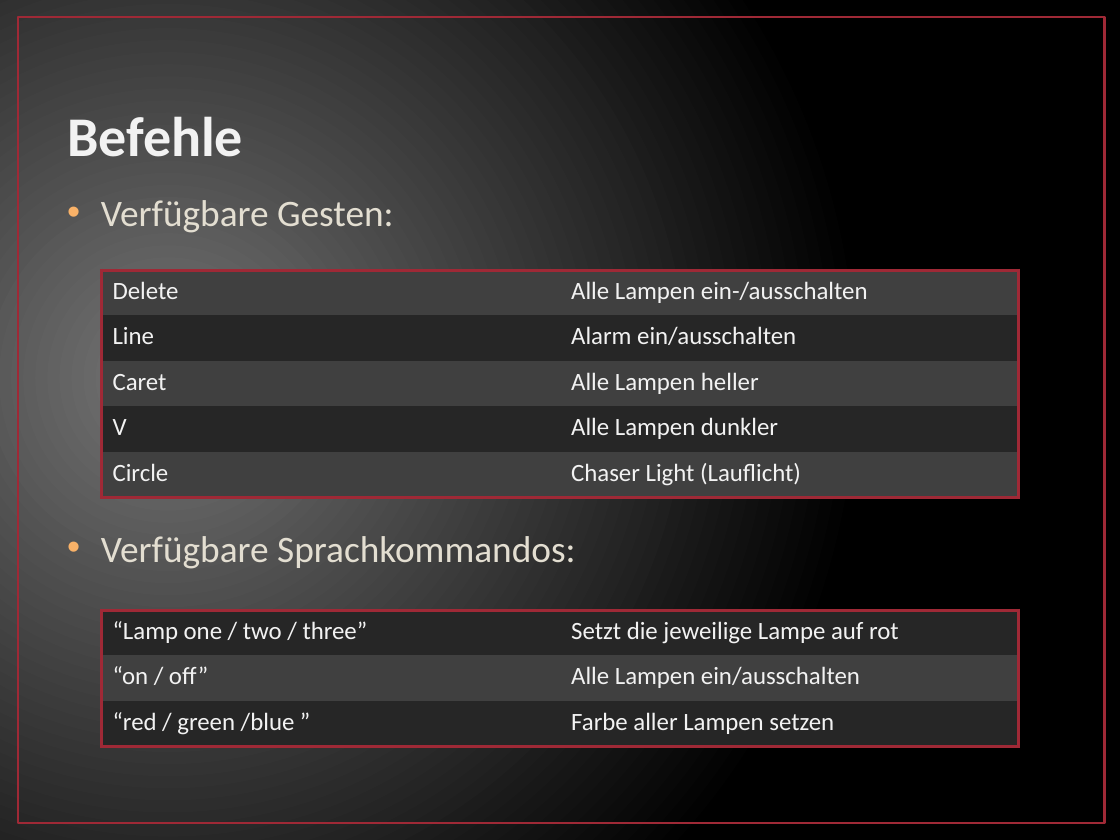
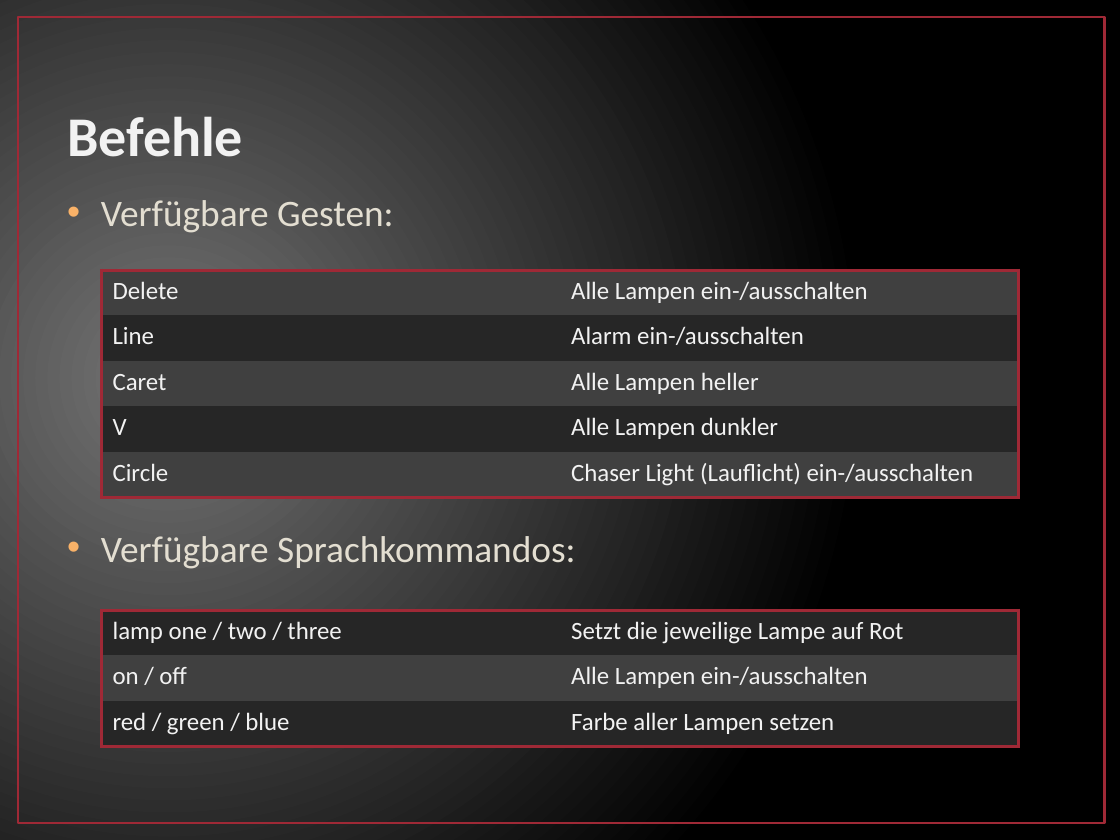
Before and after one commit to fgrebe/GestureContolForHue, a slide deck: slide 4 of doc/MUS2_GestureSpeechHue_Grebe_Winkler.pptx. Drawn at 1120x840 pixels with LibreOffice and Linux fonts; fonts in the diff are those of the drawing. Boxes give left, top, right and bottom in pixels: in the first picture for what was removed or moved away, otherwise in the second. Text is boxed around its words. In the diff, an @@ line names an element or a change of style, - is before the commit and + after.

```diff
--- a/doc/MUS2_GestureSpeechHue_Grebe_Winkler.pptx
+++ b/doc/MUS2_GestureSpeechHue_Grebe_Winkler.pptx
@@ table at bbox=[102, 270, 1018, 497] @@
-row 2, column 2: Alarm ein/ausschalten
+row 2, column 2: Alarm ein-/ausschalten
-row 5, column 2: Chaser Light (Lauflicht)
+row 5, column 2: Chaser Light (Lauflicht) ein-/ausschalten
@@ table at bbox=[102, 610, 1018, 747] @@
-row 1, column 1: “Lamp one / two / three”
+row 1, column 1: lamp one / two / three
-row 1, column 2: Setzt die jeweilige Lampe auf rot
+row 1, column 2: Setzt die jeweilige Lampe auf Rot
-row 2, column 1: “on / off”
+row 2, column 1: on / off
-row 2, column 2: Alle Lampen ein/ausschalten
+row 2, column 2: Alle Lampen ein-/ausschalten
-row 3, column 1: “red / green /blue ”
+row 3, column 1: red / green / blue
```
Also in this commit, not shown: 6 other slides changed.
